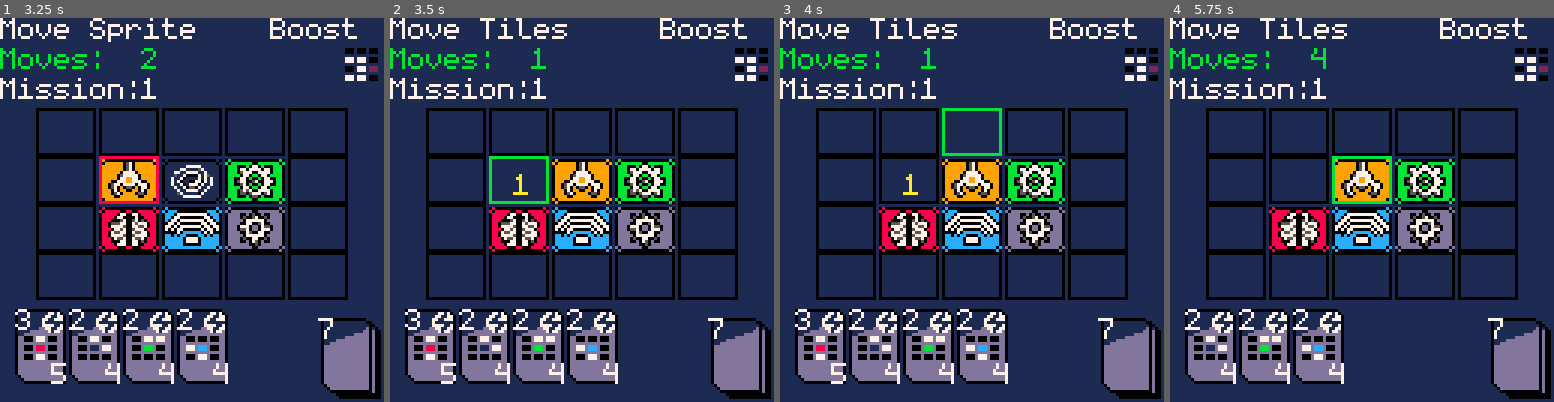
Above: before the commit, frames 1-4 (left to right).
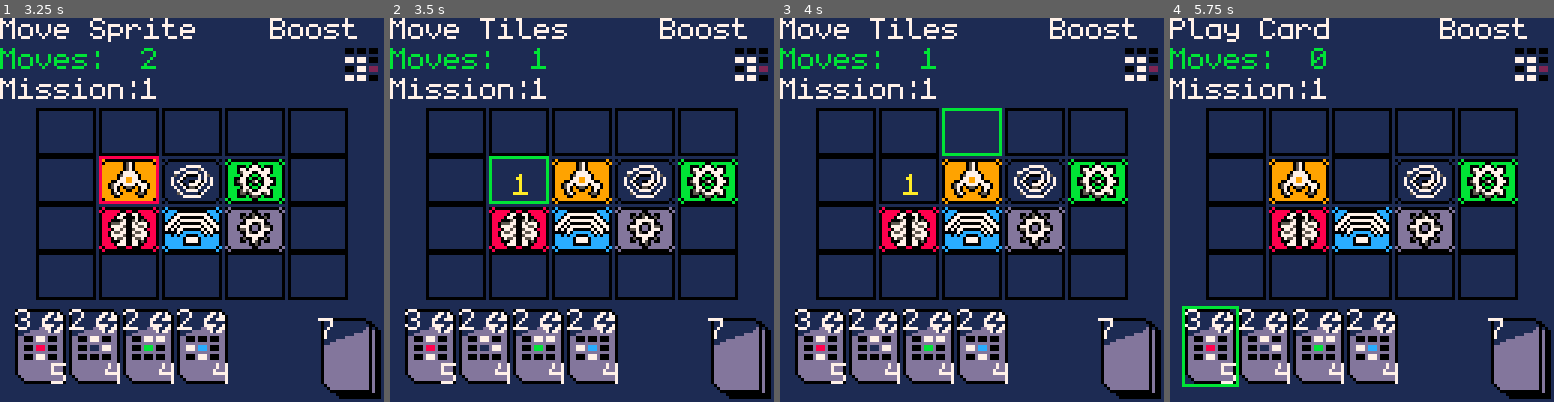
Above: after the commit, the same moments.

Repository: AkuraEx/Pico_Rove
Game: PICO-8 cartridge pico_rove.p8
Same seed, same stepped clock (60 frames per second), same inputs: the game is played once before the commit and once after it.
Inputs:
- Up to frame 1 (3.25 s): tap X (X key) at 1.07, 2.07, 2.4, 2.73, 3.07 s; hold Left 1.97-2.37 s; hold Down 2.42-2.82 s; hold Right from 2.87 s (still down)
- Up to frame 2 (3.5 s): keep holding Right; tap X (X key) at 3.4 s
- Up to frame 3 (4 s): release Right at 3.53 s; hold Up from 3.58 s (still down); tap X (X key) at 3.73 s
- Up to frame 4 (5.75 s): tap X (X key) every 0.33 s from 4.07 to 5.73 s; release Up at 4.08 s; hold Right 4.13-4.53 s; hold Down 4.58-5.08 s; hold Left from 5.13 s (still down)

Frame 1 is identical in both runs. In frame 2, 3.0% of the frame differs, in the area x 58-91%, y 35-49%; in frame 3, 3.0%; in frame 4, 11%, in the area x 0-91%, y 0-97%.

Commit message:
Well, poop. Put in movement stuff and disconnected from the main board state so it doesnt overwrite but I'm realizing diagonals are basically impossible, aren't they? It's going to have to be like you pick a card up and a halo around it of selectable symbols to push on to move it. I guess we needed the symbols anyway.

Diff:
--- a/controls.lua
+++ b/controls.lua
@@ -58,10 +58,21 @@
             last_select_col = board_col_highlight
             last_select_time = time()
 
-            -- Select the module
+            -- Select the module and remove it from board state during movement
             moving_module_row = board_row_highlight
             moving_module_col = board_col_highlight
             movement_step = 1
+
+            -- Store the moving module data separately
+            moving_module_type = board.boardState[board_row_highlight][board_col_highlight].type
+            moving_module_spr = board.boardState[board_row_highlight][board_col_highlight].spr
+            moving_module_used = board.boardState[board_row_highlight][board_col_highlight].used
+
+            -- Clear the module from board state during movement
+            board.boardState[board_row_highlight][board_col_highlight].type = EMPTY
+            board.boardState[board_row_highlight][board_col_highlight].spr = 0
+            board.boardState[board_row_highlight][board_col_highlight].used = 0
+
             info = "mOVE sPRITE"
         end
 
@@ -92,65 +103,186 @@
             can_move = true
         end
 
-        -- Execute movement if valid
-        if can_move and move > 0 then
-            -- Leave breadcrumb at current position
-            breadcrumbs[moving_module_row][moving_module_col] = movement_step
-            movement_step += 1
-
-            -- Move the module
-            board.boardState[new_row][new_col].type = board.boardState[moving_module_row][moving_module_col].type
-            board.boardState[new_row][new_col].spr = board.boardState[moving_module_row][moving_module_col].spr
-            board.boardState[new_row][new_col].used = board.boardState[moving_module_row][moving_module_col].used
-
-            -- Clear old position
-            board.boardState[moving_module_row][moving_module_col].type = EMPTY
-            board.boardState[moving_module_row][moving_module_col].spr = 0
-            board.boardState[moving_module_row][moving_module_col].used = 0
-
-            -- Update position
-            moving_module_row = new_row
-            moving_module_col = new_col
-
-            -- Deduct movement point
-            move -= 1
-
-            -- Check if movement finished
-            if move == 0 then
-                moving_module_row = 0
-                moving_module_col = 0
-                movement_step = 0
+        -- Press x to place module at current position
+        if btnp(5) then
+            -- Place module back on board at current position
+            local final_destination_occupied = board.boardState[moving_module_row][moving_module_col].type ~= EMPTY
+            local placement_allowed = false
+
+            if not final_destination_occupied then
+                -- Empty destination - place module
+                placement_allowed = true
+            elseif moving_module_type ~= CRANE then
+                -- Non-CRANE modules cannot land on occupied spaces
+                placement_allowed = false
+            else
+                -- CRANE should have cleared the path already
+                placement_allowed = false
+            end
+
+            if placement_allowed then
+                -- Place module at current position
+                board.boardState[moving_module_row][moving_module_col].type = moving_module_type
+                board.boardState[moving_module_row][moving_module_col].spr = moving_module_spr
+                board.boardState[moving_module_row][moving_module_col].used = moving_module_used
+            else
+                -- Return module to starting position (first breadcrumb)
+                for i = 1, 4 do
+                    for j = 1, 5 do
+                        if breadcrumbs[i][j] == 1 then
+                            board.boardState[i][j].type = moving_module_type
+                            board.boardState[i][j].spr = moving_module_spr
+                            board.boardState[i][j].used = moving_module_used
+                            break
+                        end
+                    end
+                end
+            end
+
+            -- Reset movement state
+            moving_module_row = 0
+            moving_module_col = 0
+            movement_step = 0
+            moving_module_type = 0
+            moving_module_spr = 0
+            moving_module_used = 0
+
+            -- Check if we still have movement points
+            if move > 0 then
+                -- Return to cursor selection mode with remaining movement
+                info = "mOVE tILES"
+            else
+                -- No movement left, end turn
                 card_phase = true
                 board_phase = false
                 info = "pLAY cARD"
             end
         end
 
-        -- Press x to finish movement early, or double-select same square to finish
-        if btnp(5) then
-            -- Check for double-selection of current position
-            local current_time = time()
-            if last_select_row == moving_module_row and
-               last_select_col == moving_module_col and
-               current_time - last_select_time <= double_click_threshold then
-                -- Double-selection detected - finish movement and turn
-                moving_module_row = 0
-                moving_module_col = 0
-                movement_step = 0
-                card_phase = true
-                board_phase = false
-                info = "pLAY cARD"
-            else
-                -- Single press - update tracking variables before clearing movement
-                last_select_row = moving_module_row
-                last_select_col = moving_module_col
-                last_select_time = current_time
-
-                -- Just finish movement but stay in board phase
-                moving_module_row = 0
-                moving_module_col = 0
-                movement_step = 0
-                info = "mOVE tILES"
+        -- Execute movement with proper CRANE chain-pushing logic
+        if can_move and move > 0 then
+            local destination_occupied = board.boardState[new_row][new_col].type ~= EMPTY
+            local movement_allowed = false
+
+            if not destination_occupied then
+                -- Destination is empty - always allow movement
+                movement_allowed = true
+            elseif moving_module_type == CRANE then
+                -- CRANE never passes over modules - must push entire chain every step
+                local push_direction_row = new_row - moving_module_row
+                local push_direction_col = new_col - moving_module_col
+
+                -- Find all modules in the push chain
+                local modules_to_push = {}
+                local check_row = new_row
+                local check_col = new_col
+
+                -- Collect all consecutive modules in the push direction
+                while check_row >= 1 and check_row <= 4 and check_col >= 1 and check_col <= 5 do
+                    if board.boardState[check_row][check_col].type ~= EMPTY then
+                        add(modules_to_push, {
+                            row = check_row,
+                            col = check_col,
+                            type = board.boardState[check_row][check_col].type,
+                            spr = board.boardState[check_row][check_col].spr,
+                            used = board.boardState[check_row][check_col].used
+                        })
+                        -- Move to next position in chain
+                        check_row += push_direction_row
+                        check_col += push_direction_col
+                    else
+                        break -- Found empty space, can push here
+                    end
+                end
+
+                -- Check if the final push position is valid and empty
+                if check_row >= 1 and check_row <= 4 and check_col >= 1 and check_col <= 5 and
+                   board.boardState[check_row][check_col].type == EMPTY then
+                    -- Execute the chain push - push all modules one position forward
+                    for i = #modules_to_push, 1, -1 do -- Push from back to front
+                        local module = modules_to_push[i]
+                        local new_push_row = module.row + push_direction_row
+                        local new_push_col = module.col + push_direction_col
+
+                        -- Move this module forward
+                        board.boardState[new_push_row][new_push_col].type = module.type
+                        board.boardState[new_push_row][new_push_col].spr = module.spr
+                        board.boardState[new_push_row][new_push_col].used = module.used
+
+                        -- Clear old position
+                        board.boardState[module.row][module.col].type = EMPTY
+                        board.boardState[module.row][module.col].spr = 0
+                        board.boardState[module.row][module.col].used = 0
+                    end
+                    movement_allowed = true
+                end
+            else
+                -- Other modules can pass through occupied spaces during movement
+                movement_allowed = true
+            end
+
+            -- Execute movement if allowed
+            if movement_allowed then
+                -- Leave breadcrumb at current position (visual only)
+                breadcrumbs[moving_module_row][moving_module_col] = movement_step
+                movement_step += 1
+
+                -- Update module position
+                moving_module_row = new_row
+                moving_module_col = new_col
+
+                -- Deduct movement point
+                move -= 1
+
+                -- Check if movement finished
+                if move == 0 then
+                    -- Movement complete - place module back on board
+                    -- For CRANE, destination should be empty after pushing
+                    -- For others, check final destination collision
+                    local final_destination_occupied = board.boardState[moving_module_row][moving_module_col].type ~= EMPTY
+                    local placement_allowed = false
+
+                    if not final_destination_occupied then
+                        -- Empty destination - place module
+                        placement_allowed = true
+                    elseif moving_module_type ~= CRANE then
+                        -- Non-CRANE modules cannot land on occupied spaces
+                        placement_allowed = false
+                    else
+                        -- CRANE should have cleared the path already
+                        placement_allowed = false
+                    end
+
+                    if placement_allowed then
+                        -- Place module at final position
+                        board.boardState[moving_module_row][moving_module_col].type = moving_module_type
+                        board.boardState[moving_module_row][moving_module_col].spr = moving_module_spr
+                        board.boardState[moving_module_row][moving_module_col].used = moving_module_used
+                    else
+                        -- Return module to starting position (first breadcrumb)
+                        for i = 1, 4 do
+                            for j = 1, 5 do
+                                if breadcrumbs[i][j] == 1 then
+                                    board.boardState[i][j].type = moving_module_type
+                                    board.boardState[i][j].spr = moving_module_spr
+                                    board.boardState[i][j].used = moving_module_used
+                                    break
+                                end
+                            end
+                        end
+                    end
+
+                    -- Reset movement state
+                    moving_module_row = 0
+                    moving_module_col = 0
+                    movement_step = 0
+                    moving_module_type = 0
+                    moving_module_spr = 0
+                    moving_module_used = 0
+                    card_phase = true
+                    board_phase = false
+                    info = "pLAY cARD"
+                end
             end
         end
     end
--- a/helper.lua
+++ b/helper.lua
@@ -8,6 +8,10 @@
 -- New variables for direct sprite movement
 moving_module_row = 0
 moving_module_col = 0
+-- Moving module data (stored separately during movement)
+moving_module_type = 0
+moving_module_spr = 0
+moving_module_used = 0
 breadcrumbs = {}
 movement_step = 0
 mission = 1
@@ -118,9 +122,16 @@
 
       -- Highlight cursor or moving module
       if moving_module_row > 0 then
+        -- Draw the moving module at its current position
+        local x = 12 + (21 * (moving_module_col - 1))
+        local y = 30 + (16 * (moving_module_row - 1))
+
+        -- Draw the moving module sprite
+        if moving_module_type ~= 0 then
+            spr(moving_module_spr, x, y, 2.5, 2)
+        end
+
         -- Highlight the moving module with a different color
-        x = 12 + (21 * (moving_module_col - 1))
-        y = 30 + (16 * (moving_module_row - 1))
         rect(x, y, x + 19, y + 15, RED)
       else
         -- Normal cursor highlighting
